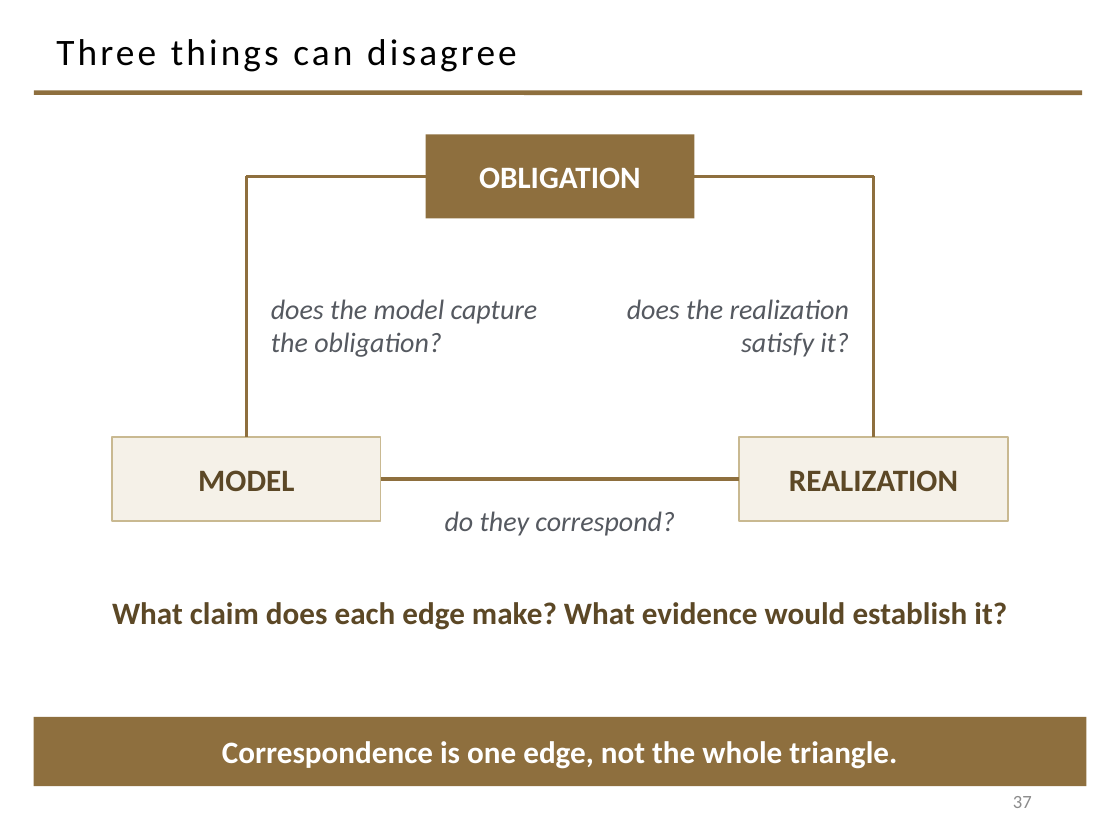
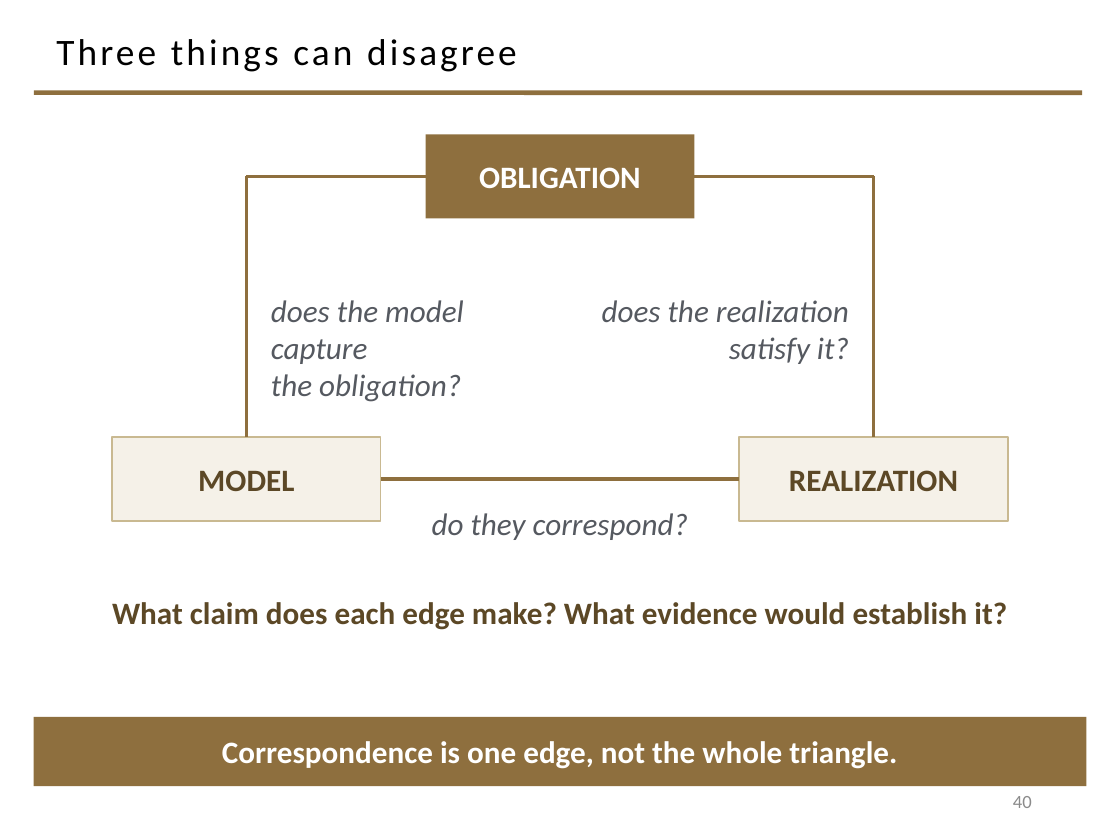
Before and after one commit to davisjam/model-based-agentic-software-engineering, a slide deck: slide 40 of course/lectures/act-2-delegation-and-control/03-alignment/2-3-Alignment.pptx (slide 37 before the commit). Drawn at 1120x840 pixels with LibreOffice and Linux fonts; fonts in the diff are those of the drawing; background and template pictures are left out. Boxes give left, top, right and bottom in pixels: in the first picture for what was removed or moved away, otherwise in the second. Text is boxed around its words. In the diff, an @@ line names an element or a change of style, - is before the commit and + after.

```diff
--- a/course/lectures/act-2-delegation-and-control/03-alignment/2-3-Alignment.pptx
+++ b/course/lectures/act-2-delegation-and-control/03-alignment/2-3-Alignment.pptx
@@ size 18 to 20 pt in 3 elements at [271,300,464,402], [602,300,849,364], [432,513,688,540] @@
@@ page number at [1013,796,1032,808]: text changed @@
-37
+40
```
Also in this commit, not shown: 3 other slides changed, 4 slides added, 1 slide removed.
